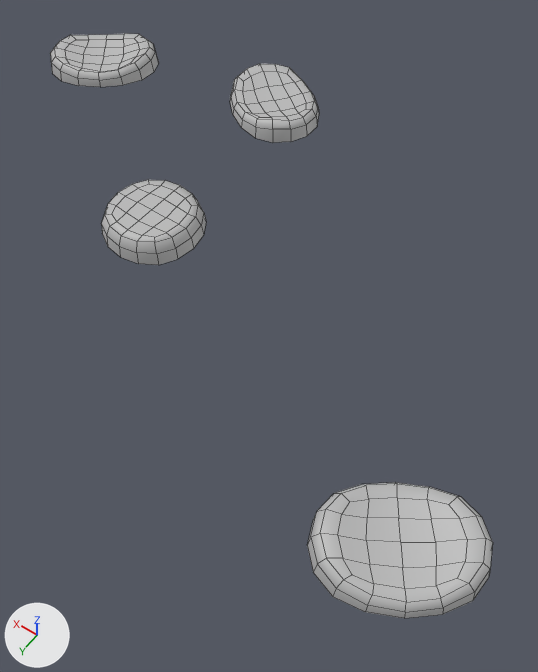
The FBX model Assets/FBX/Mesh_CoussinCat.fbx as it was, and as the next commit left it.
Camera for both pictures: a 50 mm camera at (-0.0279, 0.0191, -0.0207) aimed at (-0.0187, 0.0062, -0.041). Lighting does not change. The marker at lower left points along +X, +Y and +Z. Mesh edges are drawn as thin lines. Where no turn or scale is listed for an object, it has been applied to the vertices.

Names of what the first picture shows: 'CoussinsCat'.
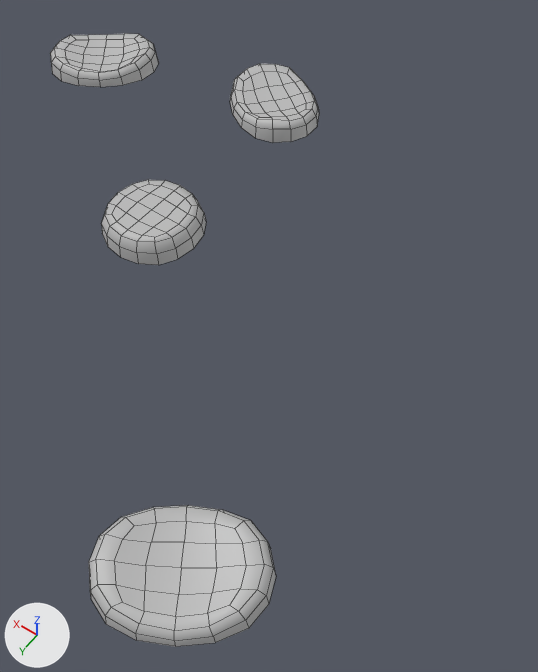
What differs and where, as boxes (x1, y1, x2, y2) in the pictures (538 x 672 px; the box of a moved part takes in the faces that stretch with it):
'CoussinsCat', reshaped (39% narrower): before (50, 33, 493, 618); after (50, 33, 319, 647)
part 1 of me_mesh, moved or reshaped: before (307, 482, 493, 618); after (89, 505, 276, 647)

Patch to the scene script:
```diff
--- a/Assets/FBX/Mesh_CoussinCat.fbx.py
+++ b/Assets/FBX/Mesh_CoussinCat.fbx.py
@@ me_mesh @@
 me_mesh.from_pydata(...)  # 292 vertices, 256 faces; spans x -0.0132..0.0132, y -0.0091..0.0091, z -0.0005..0.0005
 # used by ob_coussinscat; location = (-0.01526, 0.00386, -0.03918)
+# me_mesh part 1: the loose piece of 73 vertices spanning x -0.0132..-0.0087, y 0.0049..0.0091, z -0.0005..0.0004 is moved by (0.0042, 0.0038, 0.0)
 me_mesh.materials.append(mat_mat_props2)
```
